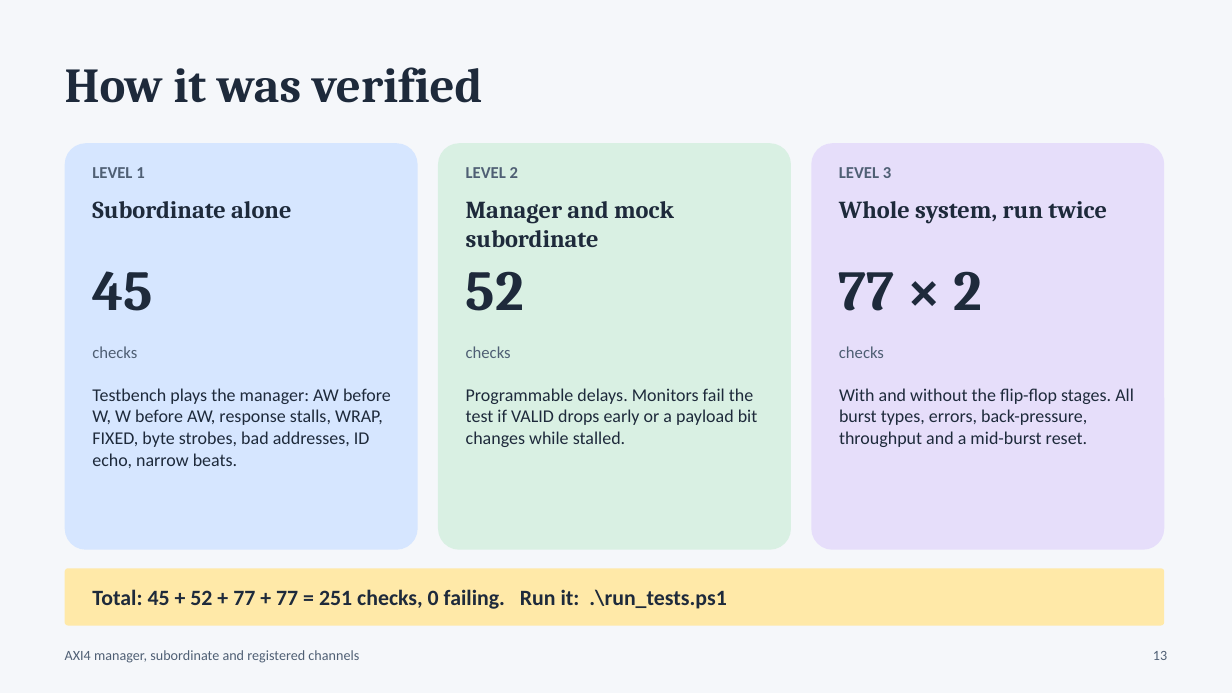
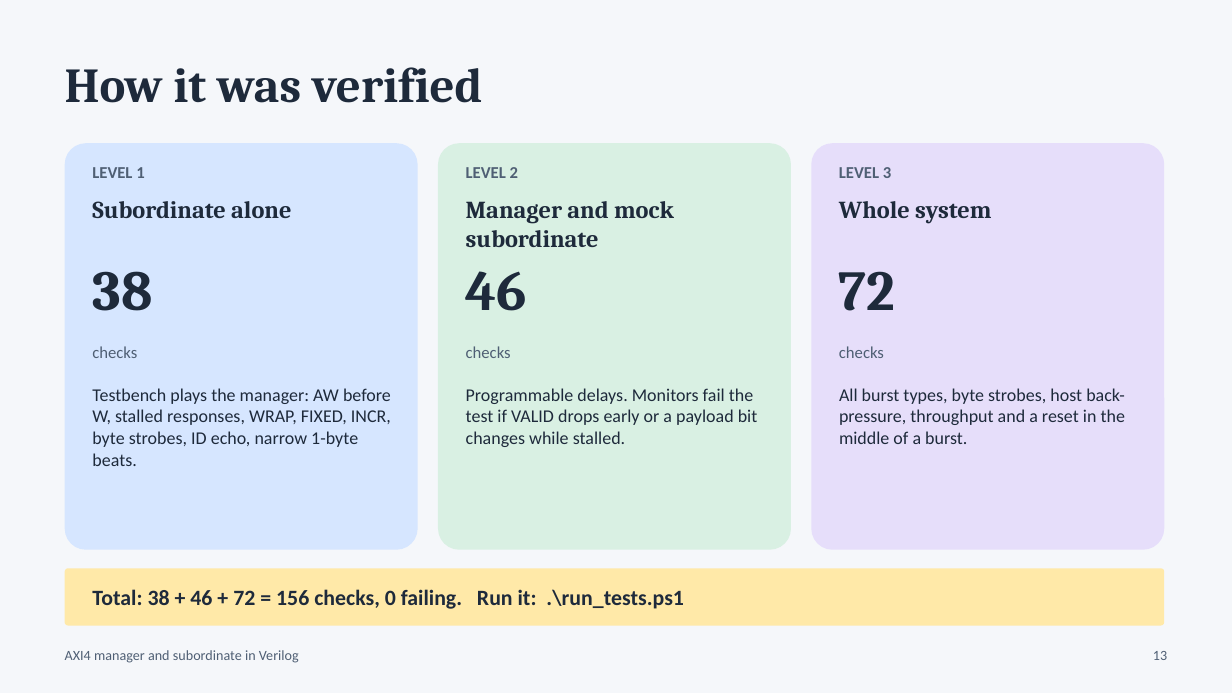
Before and after one commit to Moksha2709/Axi4_FPGA_Implementation, a slide deck: slide 13 of docs/AXI4_Viva_Presentation.pptx. Drawn at 1232x693 pixels with LibreOffice and Linux fonts; fonts in the diff are those of the drawing. Boxes give left, top, right and bottom in pixels: in the first picture for what was removed or moved away, otherwise in the second. Text is boxed around its words. In the diff, an @@ line names an element or a change of style, - is before the commit and + after.

Commit message:
Bare AXI4: remove register stages, error checks and extra host signals; regenerate diagram, waveforms and presentation

```diff
--- a/docs/AXI4_Viva_Presentation.pptx
+++ b/docs/AXI4_Viva_Presentation.pptx
@@ text at [839,201,991,224]: text changed @@
-Whole system, run twice
+Whole system
@@ text at [92,271,152,311]: text changed @@
-45
+38
@@ text at [466,271,528,311]: text changed @@
-52
+46
@@ text at [839,271,896,311]: text changed @@
-77 × 2
+72
@@ text at [92,388,391,466]: text changed @@
-Testbench plays the manager: AW before W, W before AW, response stalls, WRAP, FIXED, byte strobes, bad addresses, ID echo, narrow beats.
+Testbench plays the manager: AW before W, stalled responses, WRAP, FIXED, INCR, byte strobes, ID echo, narrow 1-byte beats.
@@ text at [839,388,1125,444]: text changed @@
-With and without the flip-flop stages. All burst types, errors, back-pressure, throughput and a mid-burst reset.
+All burst types, byte strobes, host back-pressure, throughput and a reset in the middle of a burst.
@@ text at [92,589,684,609]: text changed @@
-Total: 45 + 52 + 77 + 77 = 251 checks, 0 failing. Run it: .\run_tests.ps1
+Total: 38 + 46 + 72 = 156 checks, 0 failing. Run it: .\run_tests.ps1
@@ text at [65,650,299,663]: text changed @@
-AXI4 manager, subordinate and registered channels
+AXI4 manager and subordinate in Verilog
```
Also in this commit, not shown: 14 other slides changed, 2 slides added, 2 slides removed, 26 other files.
